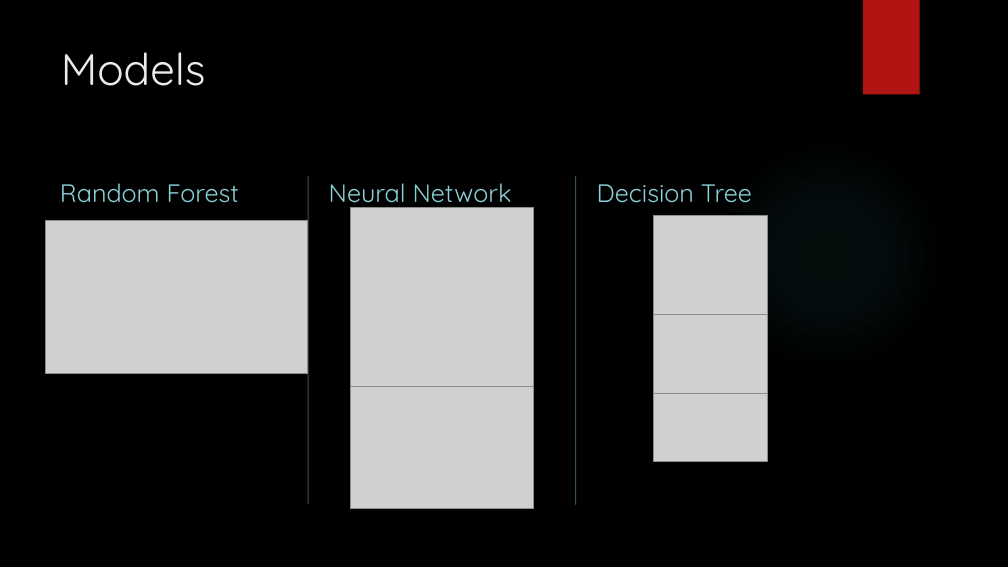
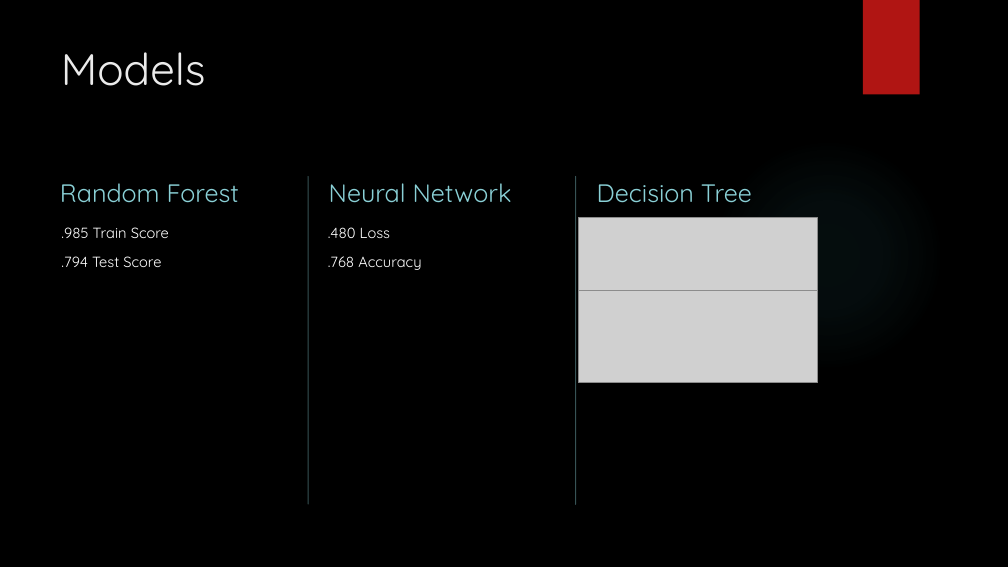
Before and after one commit to Kmkinnear/Data_Project, a slide deck: slide 6 of Presentation.pptx. Drawn at 1008x567 pixels with LibreOffice and Linux fonts; fonts in the diff are those of the drawing; grey boxes stand for pictures; background and template pictures are left out. Boxes give left, top, right and bottom in pixels: in the first picture for what was removed or moved away, otherwise in the second. Text is boxed around its words. In the diff, an @@ line names an element or a change of style, - is before the commit and + after.

```diff
--- a/Presentation.pptx
+++ b/Presentation.pptx
@@ picture removed at box(350, 208, 534, 399) @@
@@ picture removed at box(45, 220, 308, 374) @@
@@ text added at box(61, 227, 169, 267), 14 pt, text #FFFFFF @@
+.985 Train Score
+.794 Test Score
@@ text added at box(328, 227, 421, 270), 14 pt, text #FFFFFF @@
+.480 Loss
+.768 Accuracy
@@ picture added at box(578, 218, 818, 290) @@
@@ picture removed at box(653, 216, 768, 331) @@
@@ picture added at box(578, 290, 818, 383) @@
@@ picture removed at box(653, 315, 768, 418) @@
@@ picture removed at box(350, 386, 534, 509) @@
@@ picture removed at box(653, 393, 768, 462) @@
```
